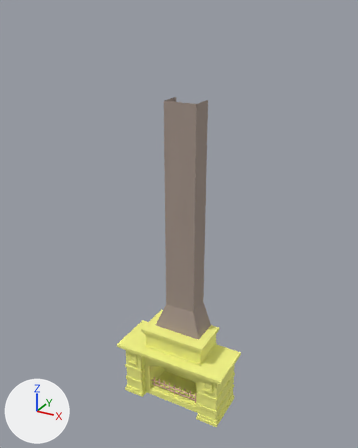
One commit to the FBX model Magic Library/Assets/Assets/Art/Meshes/ReadingRoom_Fireplace.FBX: the scene before it, then after it.
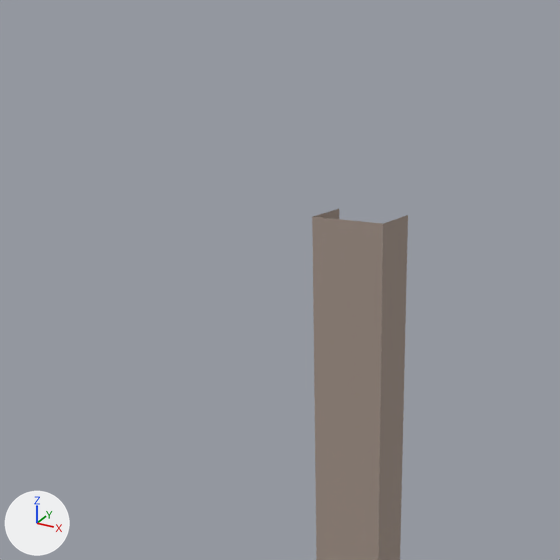
Old and new are each drawn whole from a camera (50 mm lens) standing at (36.48, 39.47, 8.35) and looking at (29.94, 51.37, 2.41) and again close up on the part from 5% to 78% of the width and 0% to 58% of the height. Arrows for +X, +Y and +Z are at lower left; the lights stay in place. Where no turn or scale is listed for an object, it has been applied to the vertices.

The first close-up shows 'ReadingRoom_Fireplace'.
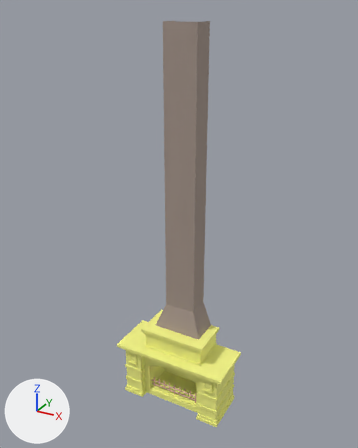
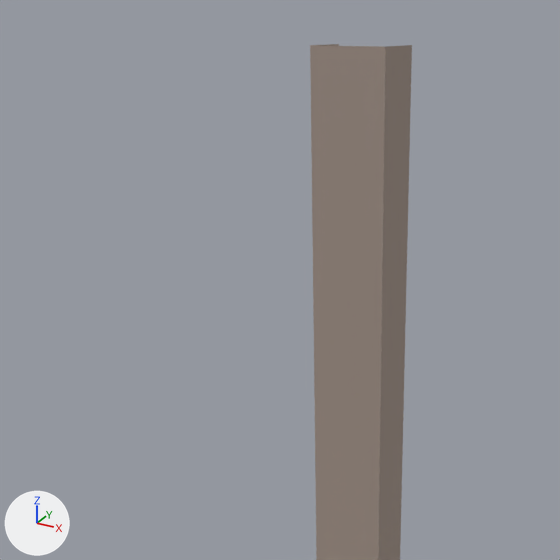
Boxes (x1, y1, x2, y2) around the edits, measured in the close-ups (560 x 560 px):
```json
{"object": "ReadingRoom_Fireplace", "change": "reshaped", "before": [312, 209, 408, 560], "after": [310, 44, 412, 560]}
```

The change, as JSON lines over the scene's bpy script:
```json
{"block": "me_mesh", "where": "me_mesh.from_pydata(...)  # 677 vertices, 565 faces; spans x -1.9..1.9, y -1.6..0.0, z 0.0..10.0"}
{"block": "me_mesh", "where": "# used by ob_readingroom_fireplace; location = (30.0, 52.0, -4.0)"}
{"block": "me_mesh", "where": "# before: 4 (0.5, 0.0, 10.0) at pixel (408, 214), 5 (-0.5, 0.0, 10.0) at pixel (339, 208), 6 (0.5, -0.7, 10.0) at pixel (383, 223), 7 (-0.5, -0.7, 10.0) at pixel (312, 216), 675 (0.0, -0.7, 10.0) at pixel (347, 220)"}
{"block": "me_mesh", "change": "me_mesh part 1"}
{"op": "add", "block": "me_mesh", "code": "for i in [*range(4, 8), 675]: me_mesh.vertices[i].co += Vector((0.0, 0.0, 2.0))"}
```
